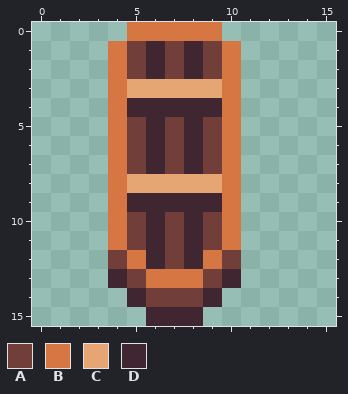
Two states of a pixel-art sprite, MAZE-WORLD/images/boat/down.png. That is the earlier state.
The file is 16x16 pixels. Colours within 5 levels of each other are drawn and written as one.
Palette (. is transparent): A #723e3a  B #d67643  C #e5a673  D #3f2630
Pixels before, first column x 4:
 0 .BBBBB.
 1 BADADAB
 2 BADADAB
 3 BCCCCCB
 4 BDDDDDB
 5 BADADAB
 6 BADADAB
 7 BADADAB
 8 BCCCCCB
 9 BDDDDDB
10 BADADAB
11 BADADAB
12 ABDADBA
13 DABBBAD
14 .DAAAD.
15 ..DDD..
Once edited:
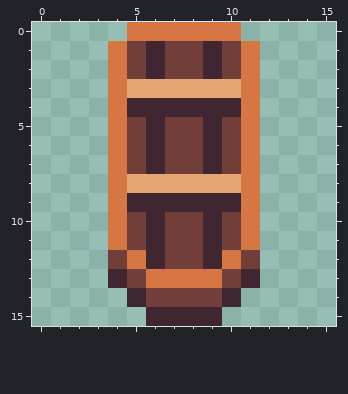
The edit:
Changed rows in their new state; - is an unchanged pixel.
first column x 8:
 0 --B-
 1 ADAB
 2 ADAB
 3 --CB
 4 --DB
 5 ADAB
 6 ADAB
 7 ADAB
 8 --CB
 9 --DB
10 ADAB
11 ADAB
12 ADBA
13 -BAD
14 -AD-
15 -D--
Changed places in both pictures, as pixel boxes (x1, y1, x2, y2):
changed: (184, 22, 260, 326)
